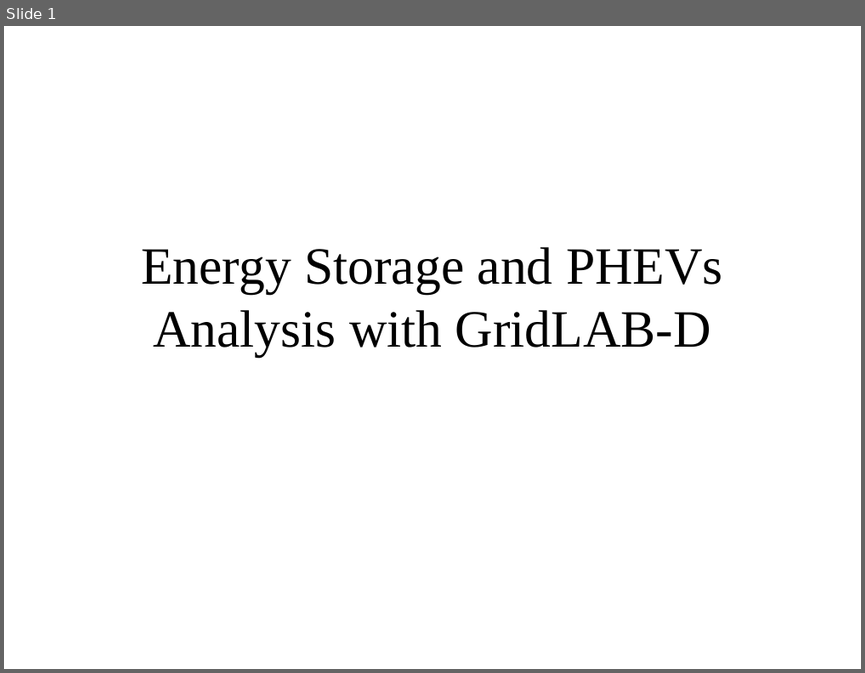
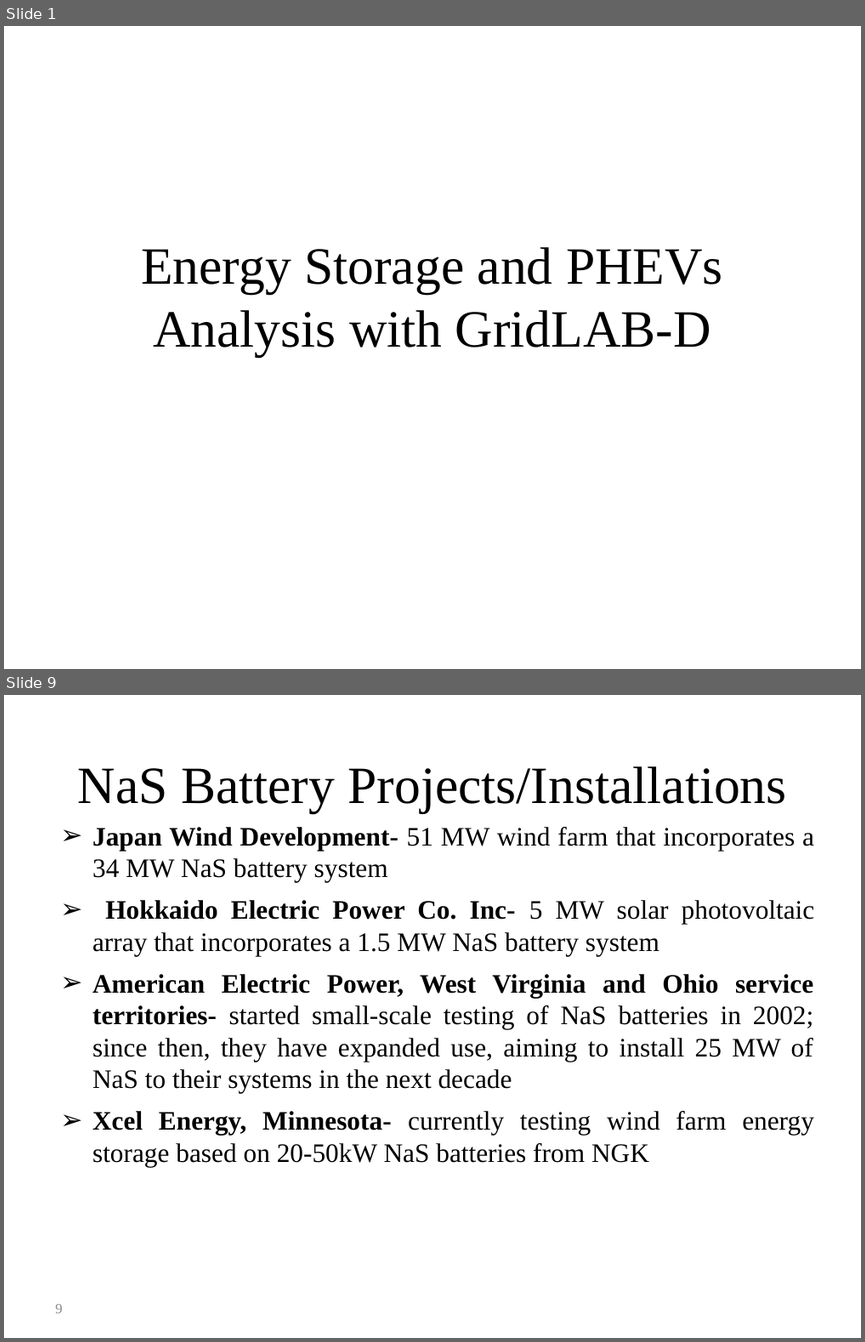
Before and after one commit to gridlab-d/course, a slide deck: Distribution_Analysis_Course/4.0 - Energy_Storage_and_PHEVs.ppt. Shown one above the other, each under a label of ours: slide 1 before the commit, slides 1 and 9 after it; the slides between them are not shown. The pictures are 865x673 and 865x1342 pixels, drawn with LibreOffice and Linux fonts; fonts in the diff are those of the drawing. Boxes give left, top, right and bottom in pixels: in the first picture for what was removed or moved away, otherwise in the second. Text is boxed around its words. In the diff, an @@ line names an element or a change of style, - is before the commit and + after.

```diff
--- a/Distribution_Analysis_Course/4.0 - Energy_Storage_and_PHEVs.ppt
+++ b/Distribution_Analysis_Course/4.0 - Energy_Storage_and_PHEVs.ppt
@@ slide 9 added at (x1=4, y1=695, x2=861, y2=1338), background #FFFFFF @@
@@ title added at (x1=78, y1=766, x2=787, y2=813), 44 pt, text #000000 @@
+NaS Battery Projects/Installations
@@ text added at (x1=92, y1=827, x2=815, y2=1167), 22.4 pt, text #000000 @@
+➢ Japan Wind Development- 51 MW wind farm that incorporates a 34 MW NaS battery system
+➢ Hokkaido Electric Power Co. Inc- 5 MW solar photovoltaic array that incorporates a 1.5 MW NaS battery system
+➢ American Electric Power, West Virginia and Ohio service territories- started small-scale testing of NaS batteries in 2002; since then, they have expanded use, aiming to install 25 MW of NaS to their systems in the next decade
+➢ Xcel Energy, Minnesota- currently testing wind farm energy storage based on 20-50kW NaS batteries from NGK
@@ page number added at (x1=55, y1=1304, x2=62, y2=1313), 12 pt, text #898989 @@
+9
```
Also in this commit, not shown: 1 slide changed, 20 other slides added.
